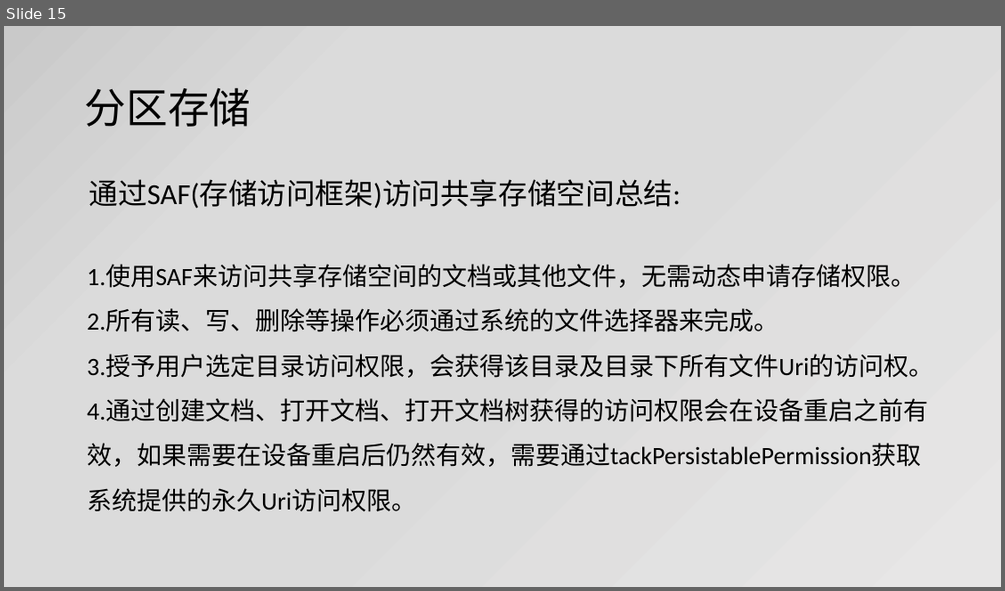
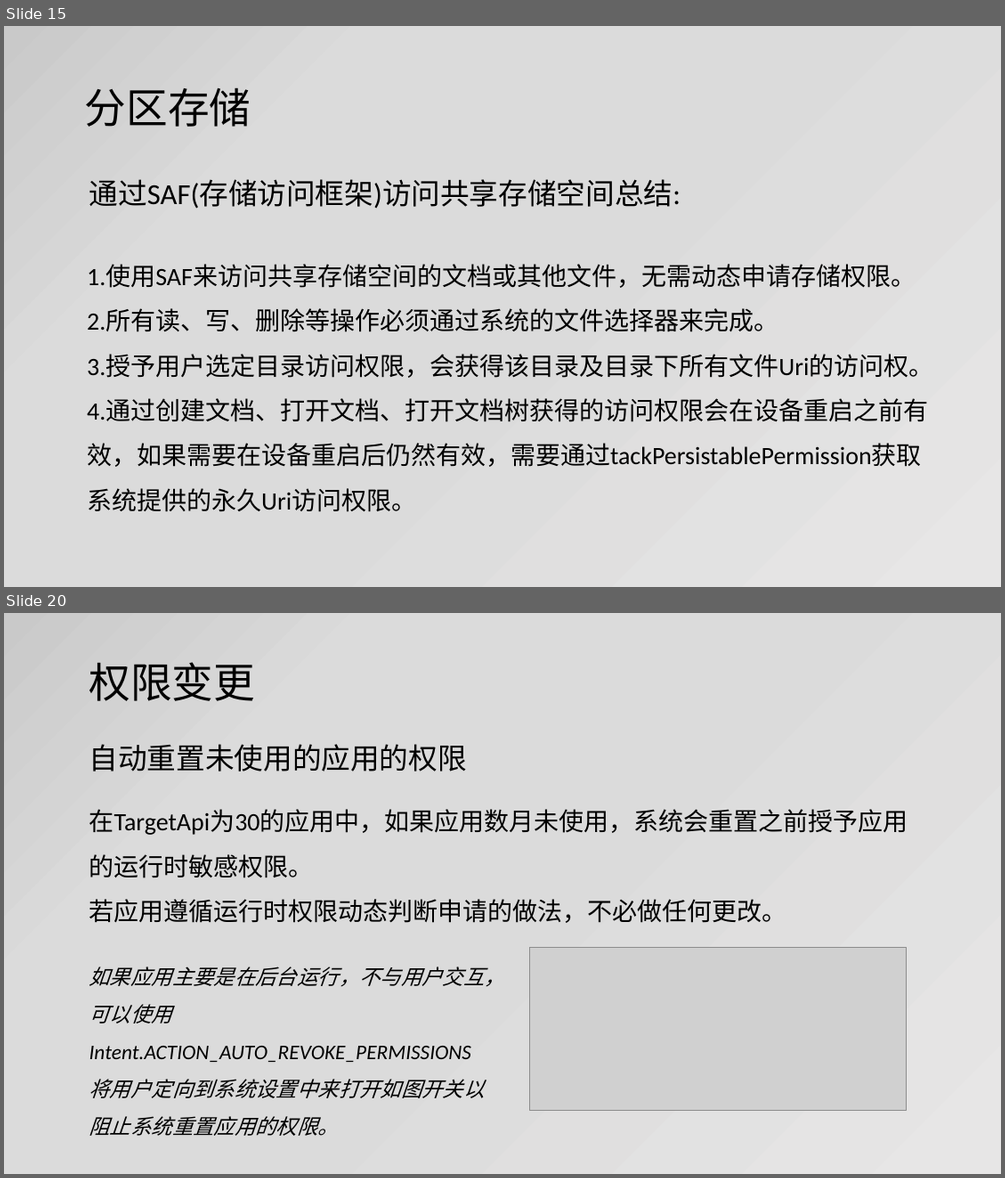
Before and after one commit to jianjunxiao/Adaptation, a slide deck: Android10、11适配.pptx. Shown one above the other, each under a label of ours: slide 15 before the commit, slides 15 and 20 after it; the slides between them are not shown. The pictures are 1005x591 and 1005x1178 pixels, drawn with LibreOffice and Linux fonts; fonts in the diff are those of the drawing; grey boxes stand for pictures. Boxes give left, top, right and bottom in pixels: in the first picture for what was removed or moved away, otherwise in the second. Text is boxed around its words. In the diff, an @@ line names an element or a change of style, - is before the commit and + after.

Commit message:
后台位置

```diff
--- a/Android10、11适配.pptx
+++ b/Android10、11适配.pptx
@@ slide 20 added at <box>4,613,1001,1174</box>, background gradient #E7E6E6 to #DBDBDB to #C9C9C9 @@
@@ title added at <box>89,662,256,701</box>, 40 pt, text #000000 @@
+权限变更
@@ text added at <box>89,744,467,771</box>, 28 pt, text #000000 @@
+自动重置未使用的应用的权限
@@ text added at <box>89,809,908,923</box>, 24 pt, text #000000 @@
+在TargetApi为30的应用中，如果应用数月未使用，系统会重置之前授予应用的运行时敏感权限。
+若应用遵循运行时权限动态判断申请的做法，不必做任何更改。
@@ picture added at <box>530,948,906,1111</box> @@
@@ text added at <box>89,966,505,1135</box>, 20 pt, text #000000, italic @@
+如果应用主要是在后台运行，不与用户交互，可以使用Intent.ACTION_AUTO_REVOKE_PERMISSIONS将用户定向到系统设置中来打开如图开关以阻止系统重置应用的权限。
```
Also in this commit, not shown: 3 slides changed, 8 other slides added, 12 other files.
